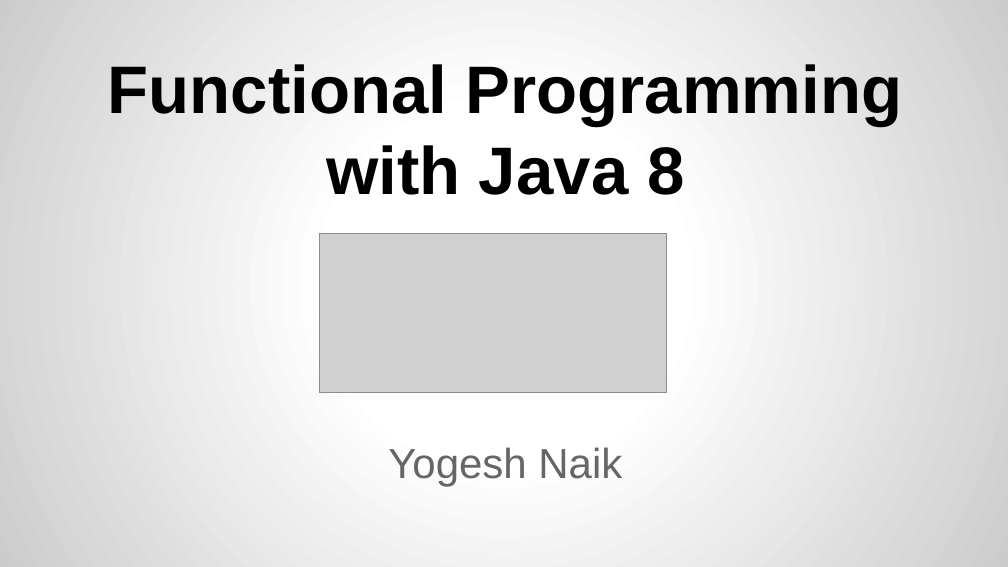
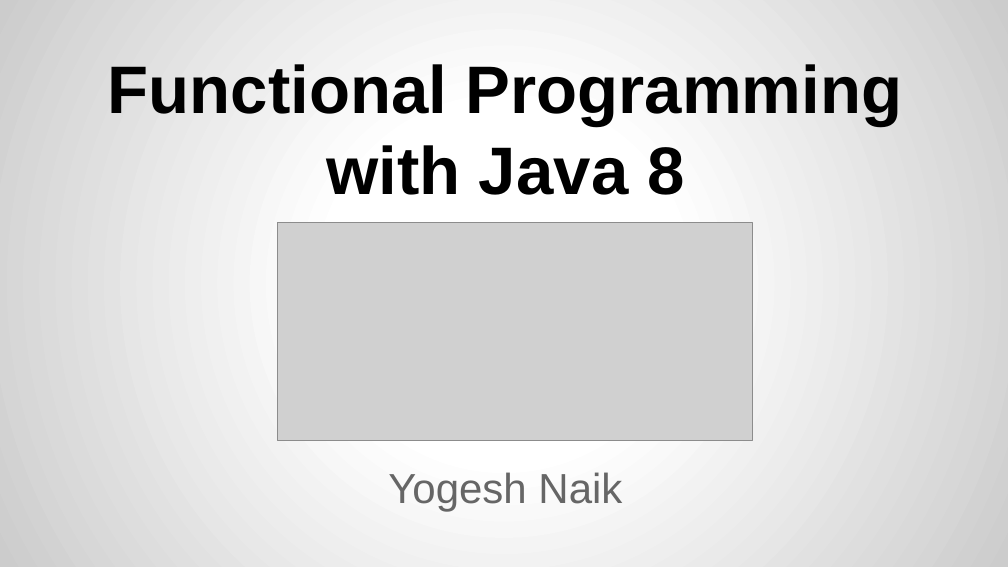
Before and after one commit to yogeshrnaik/presentations, a slide deck: slide 1 of Functional Programming with Java 8.pptx. Drawn at 1008x567 pixels with LibreOffice and Linux fonts; fonts in the diff are those of the drawing; grey boxes stand for pictures. Boxes give left, top, right and bottom in pixels: in the first picture for what was removed or moved away, otherwise in the second. Text is boxed around its words. In the diff, an @@ line names an element or a change of style, - is before the commit and + after.

```diff
--- a/Functional Programming with Java 8.pptx
+++ b/Functional Programming with Java 8.pptx
@@ picture: place and size @@
-picture at (320,233,667,392)
+picture at (277,223,753,442)
@@ subtitle "Yogesh Naik": place and size @@
-subtitle "Yogesh Naik" at (388,447,622,486)
+subtitle "Yogesh Naik" at (388,472,622,512)
```
Also in this commit, not shown: 6 other slides changed.
